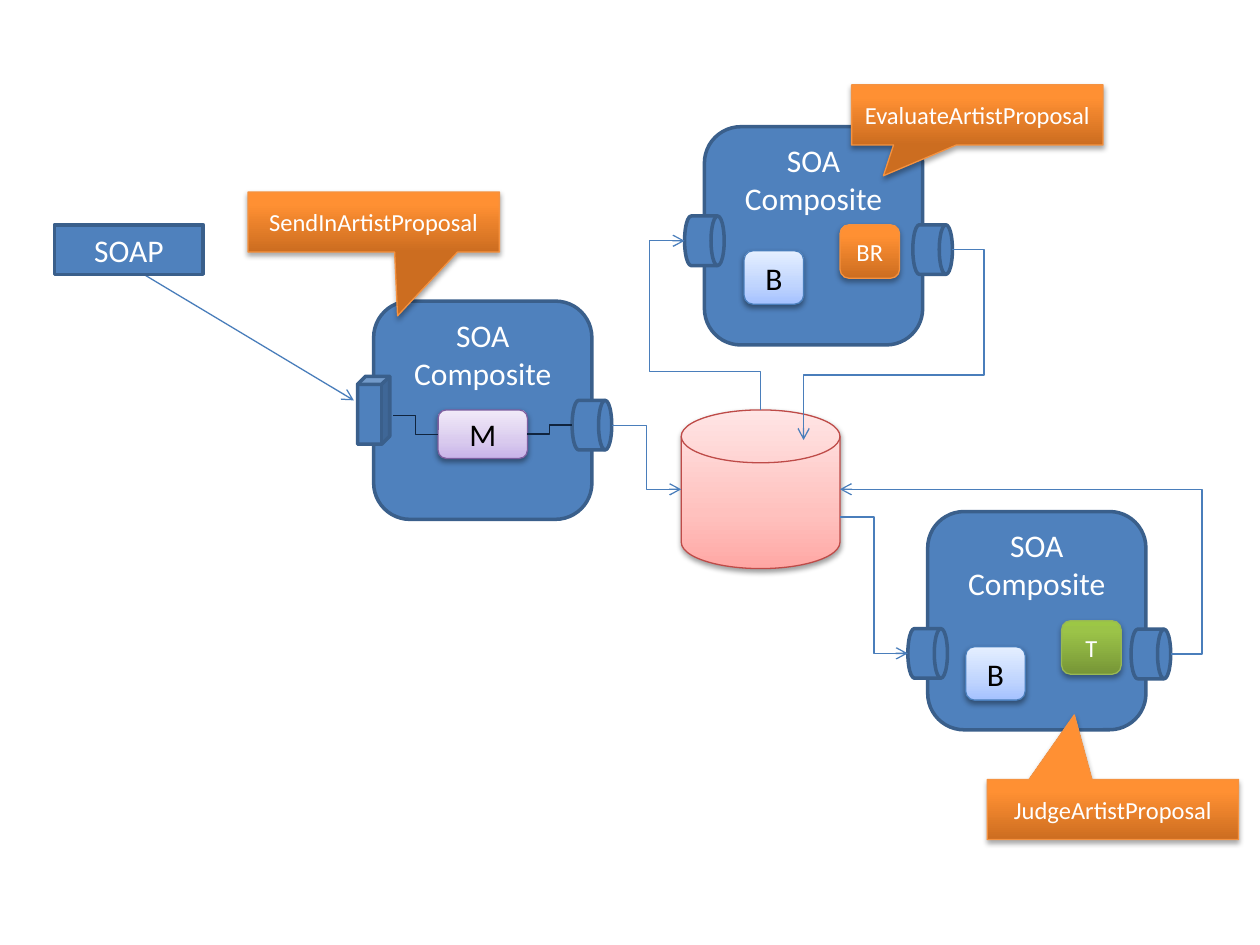
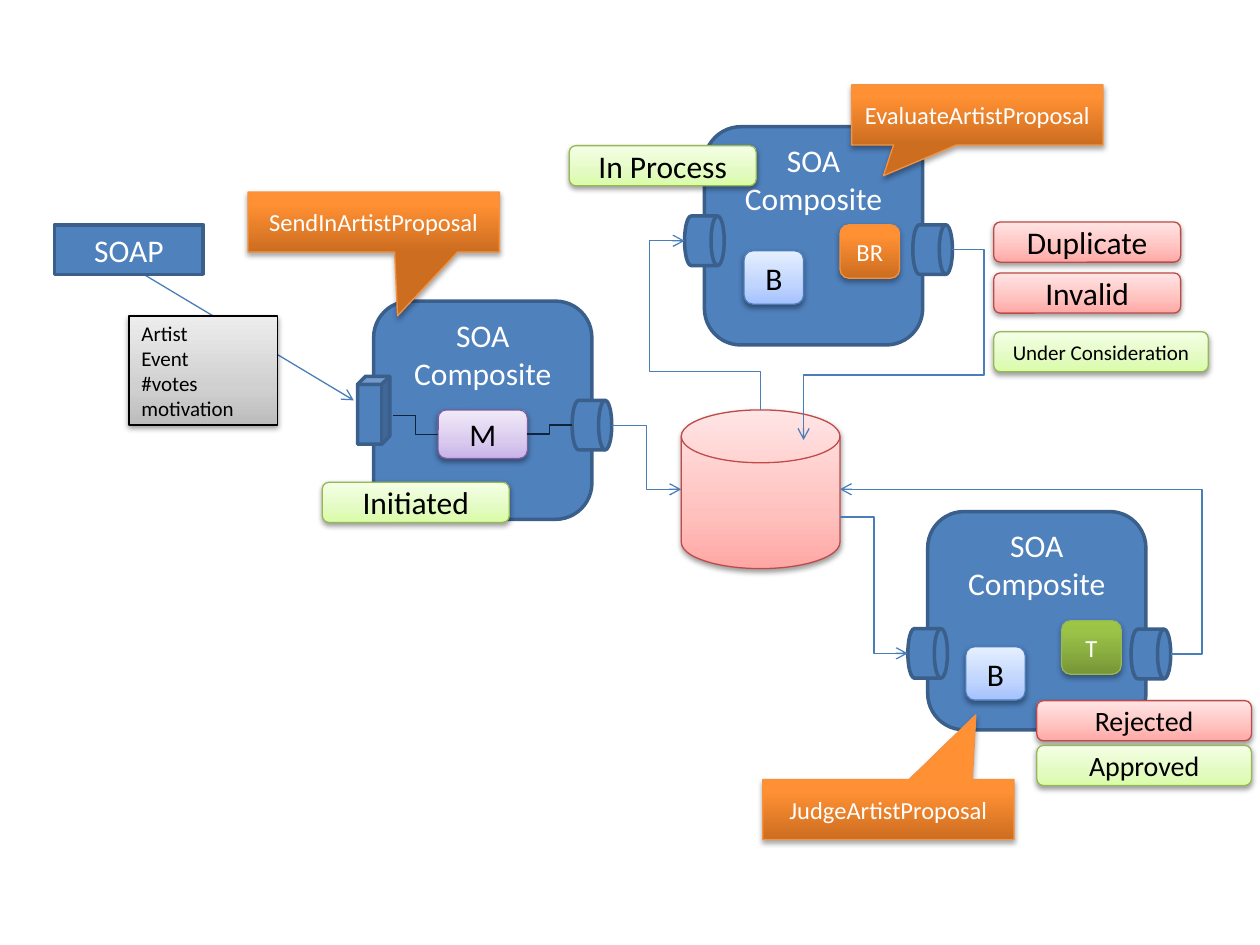
Before and after one commit to lucasjellema/insight-demo-valencia, a slide deck: slide 2 of ofmw-forum2016-insight-valencia-demo.pptx. Drawn at 1260x945 pixels with LibreOffice and Linux fonts; fonts in the diff are those of the drawing. Boxes give left, top, right and bottom in pixels: in the first picture for what was removed or moved away, otherwise in the second. Text is boxed around its words. In the diff, an @@ line names an element or a change of style, - is before the commit and + after.

```diff
--- a/ofmw-forum2016-insight-valencia-demo.pptx
+++ b/ofmw-forum2016-insight-valencia-demo.pptx
@@ rounded rectangle added at [570, 146, 756, 186], fill gradient #DAFDA7 to #E4FCC2 to #F5FFE7, outline #98B955 0.75 pt, 18 pt, text #000000 @@
+In Process
@@ rounded rectangle added at [994, 222, 1181, 262], fill gradient #FFA6A5 to #FFC0BF to #FFE7E7, outline #BF4C48 0.75 pt, 18 pt, text #000000 @@
+Duplicate
@@ rounded rectangle added at [994, 273, 1181, 314], fill gradient #FFA6A5 to #FFC0BF to #FFE7E7, outline #BF4C48 0.75 pt, 18 pt, text #000000 @@
+Invalid
@@ rectangle added at [129, 316, 277, 426], fill gradient #BDBDBD to #D1D1D1 to #EEEEEE, outline #000000 0.75 pt, 12 pt, text #000000 @@
+Artist
+Event
+#votes
+motivation
@@ rounded rectangle added at [994, 331, 1208, 372], fill gradient #DAFDA7 to #E4FCC2 to #F5FFE7, outline #98B955 0.75 pt, 12 pt, text #000000 @@
+Under Consideration
@@ rounded rectangle added at [323, 483, 509, 523], fill gradient #DAFDA7 to #E4FCC2 to #F5FFE7, outline #98B955 0.75 pt, 18 pt, text #000000 @@
+Initiated
@@ rounded rectangle added at [1037, 701, 1251, 741], fill gradient #FFA6A5 to #FFC0BF to #FFE7E7, outline #BF4C48 0.75 pt, 16 pt, text #000000 @@
+Rejected
@@ rounded rectangle added at [1037, 746, 1251, 786], fill gradient #DAFDA7 to #E4FCC2 to #F5FFE7, outline #98B955 0.75 pt, 16 pt, text #000000 @@
+Approved
@@ speech box "JudgeArtistProposal": place and size @@
-speech box "JudgeArtistProposal" at [987, 780, 1237, 840]
+speech box "JudgeArtistProposal" at [762, 780, 1013, 840]
@@ speech box "JudgeArtistProposal" at [762, 780, 1013, 840]: proportions changed @@
```
Also in this commit, not shown: 9 slides added, 3 slides removed, 31 other files.
